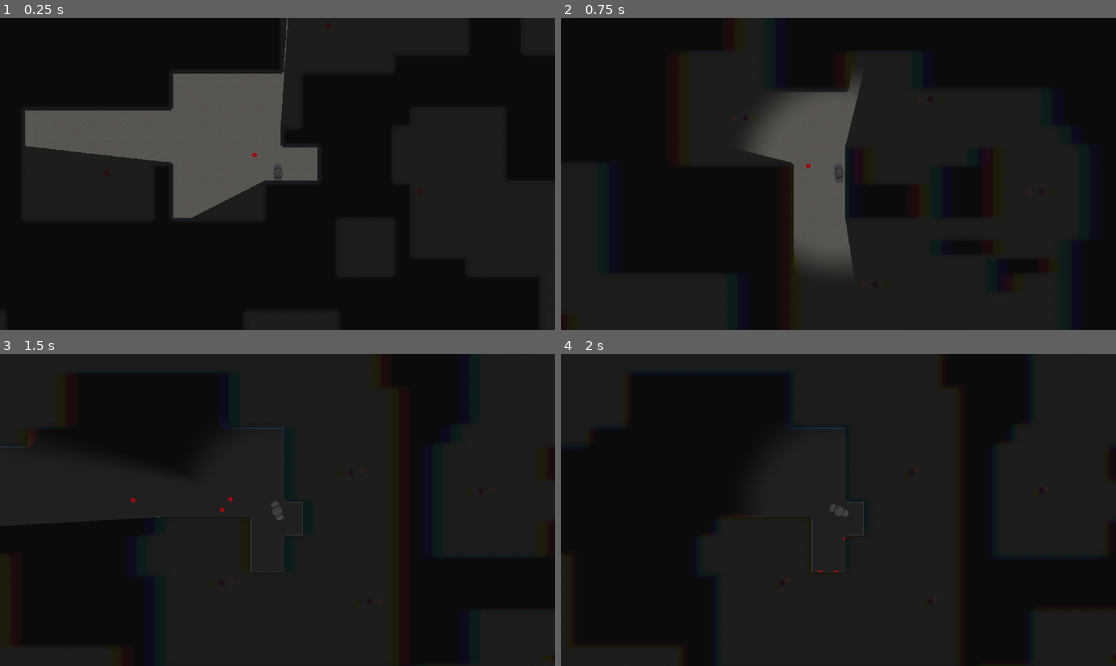
Above: before the commit, frames 1-4 (two rows, left to right).
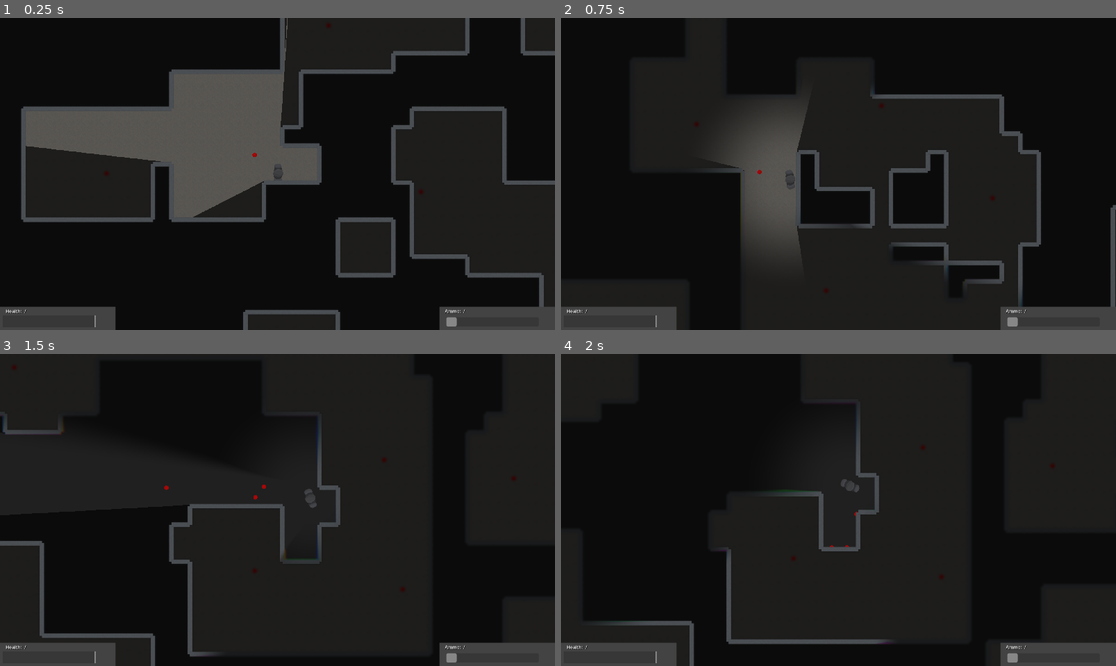
Above: after the commit, the same moments.

Repository: Murksman/Rogue-Like-Main
Game: Godot game, scene res://Scenes/Maps/Main.tscn
The game is run twice, just before and just after one commit, with the same random seed, the same clock (stepped at 60 frames per second) and the same inputs.
Inputs (mouse positions are in pixels of both pictures, inside the frame that each line leads up to):
- Up to frame 1 (0.25 s): no input
- Up to frame 2 (0.75 s): tap Enter (Enter) at 0.5 s; move the mouse to (960, 158) at 0.52 s; hold D (Right) from 0.53 s (still down); hold Enter (Enter) from 0.53 s (still down); click (960, 158) at 0.67 s
- Up to frame 3 (1.5 s): release D (Right) at 1.25 s; release Enter (Enter) at 1.25 s; tap Space at 1.25 s; drag from (166, 525) to (249, 572) at 1.27 s
- Up to frame 4 (2 s): no input

The runs differ from the first frame. In frame 1, 8.9% of the frame differs, in the area x 0-100%, y 0-100%; in frame 2, 14%, in the area x 0-100%, y 20-100%; in frame 3, 5.8%; in frame 4, 5.2%.

Commit message:
Dev Alpha 2.2 - Mouse Camera Movement, Wall Visibility and UI

Diff:
--- a/Prefabs/World Objects/light_occluder_2d.tscn
+++ b/Prefabs/World Objects/light_occluder_2d.tscn
@@ -10,9 +10,10 @@
 [node name="ColorRect" type="ColorRect" parent="."]
 light_mask = 512
 visibility_layer = 512
-z_index = 100
+z_index = 2
 z_as_relative = false
 offset_left = -3.0
 offset_top = -16.0
 offset_right = 3.0
 offset_bottom = 16.0
+color = Color(1, 0, 0, 1)
--- /dev/null
+++ b/Prefabs/World Objects/wall_occluder.tscn
@@ -0,0 +1,25 @@
+[gd_scene load_steps=3 format=3 uid="uid://cpvi7mljdbbmw"]
+
+[sub_resource type="OccluderPolygon2D" id="OccluderPolygon2D_x5axy"]
+polygon = PackedVector2Array(-3, -16, -3, 16, 3, 16, 3, -16)
+
+[sub_resource type="CanvasItemMaterial" id="CanvasItemMaterial_i01ao"]
+light_mode = 1
+
+[node name="Wall Occluder" type="Node2D"]
+visibility_layer = 256
+
+[node name="LightOccluder2D" type="LightOccluder2D" parent="."]
+occluder = SubResource("OccluderPolygon2D_x5axy")
+occluder_light_mask = 768
+
+[node name="Wall Visibility" type="ColorRect" parent="."]
+light_mask = 256
+visibility_layer = 256
+z_index = 2
+z_as_relative = false
+material = SubResource("CanvasItemMaterial_i01ao")
+offset_left = -4.0
+offset_top = -16.0
+offset_right = 4.0
+offset_bottom = 16.0
--- a/Scenes/Maps/Main.tscn
+++ b/Scenes/Maps/Main.tscn
@@ -16,9 +16,8 @@
 [ext_resource type="PackedScene" uid="uid://dwv2ff7baype5" path="res://Prefabs/World Objects/Wall.tscn" id="13_sdh6r"]
 [ext_resource type="Shader" path="res://Scripts/Shader Scripts/Screen Effects.gdshader" id="14_6wtlq"]
 [ext_resource type="Texture2D" uid="uid://d24jejwxwkmwj" path="res://Sprites/Generic Objects/White_Texture.png" id="14_e3326"]
+[ext_resource type="PackedScene" uid="uid://cpvi7mljdbbmw" path="res://Prefabs/World Objects/wall_occluder.tscn" id="16_rns4c"]
 [ext_resource type="Script" path="res://Scenes/Maps/Player Mimic.gd" id="17_ss7lf"]
-[ext_resource type="PackedScene" uid="uid://duq8a43rw31dt" path="res://Prefabs/World Objects/light_occluder_2d.tscn" id="19_cyoqr"]
-[ext_resource type="Texture2D" uid="uid://bj7votk3a7rb8" path="res://Sprites/World Objects/Better Wall.png" id="19_gd5s3"]
 
 [sub_resource type="CircleShape2D" id="CircleShape2D_xmfay"]
 radius = 12.0
@@ -49,6 +48,7 @@
 uniform float peripheral_radius : hint_range(0.0, 1.0);
 uniform float peripheral_cutoff : hint_range(0.0, 1.0);
 uniform vec2 look_direction = vec2(0.0, 1.0);
+uniform vec2 mouse_offset = vec2(0.0, 0.0);
 
 uniform vec2 r_vision_displacement = vec2(3.0, 0.0);
 uniform vec2 g_vision_displacement = vec2(0.0, 2.0);
@@ -64,7 +64,7 @@
 }
 
 void fragment() {
-	vec2 uv = SCREEN_UV * vec2(1.77777, 1.0) - vec2(0.388888, 0.0);
+	vec2 uv = SCREEN_UV * vec2(1.77777, 1.0) - vec2(0.388888, 0.0) + mouse_offset;
 	vec2 rotatedUV = Orientate(uv - vec2(0.5, 0.5)) + vec2(0.5, 0.5);
 
 
@@ -91,9 +91,10 @@
 	if (texture(vision_shape, SCREEN_UV, 0.0).g < 0.2) {distortion_effect = 1.0;}
 
 	float blur = mix(0.0, 2.0, distortion_effect);
-	float r = texture(screen_texture, SCREEN_UV + vec2(SCREEN_PIXEL_SIZE*r_vision_displacement*distortion_effect*look_direction), blur).r;
-	float g = texture(screen_texture, SCREEN_UV + vec2(SCREEN_PIXEL_SIZE*g_vision_displacement*distortion_effect*look_direction), blur).g;
-	float b = texture(screen_texture, SCREEN_UV + vec2(SCREEN_PIXEL_SIZE*b_vision_displacement*distortion_effect*look_direction), blur).b;
+	float chrom_abrsn_effect = abs(abs(distortion_effect - 0.5) - 0.5);
+	float r = texture(screen_texture, SCREEN_UV + vec2(SCREEN_PIXEL_SIZE*r_vision_displacement*chrom_abrsn_effect*look_direction), blur).r;
+	float g = texture(screen_texture, SCREEN_UV + vec2(SCREEN_PIXEL_SIZE*g_vision_displacement*chrom_abrsn_effect*look_direction), blur).g;
+	float b = texture(screen_texture, SCREEN_UV + vec2(SCREEN_PIXEL_SIZE*b_vision_displacement*chrom_abrsn_effect*look_direction), blur).b;
 	// vec3 c = (texture(vision_shape, SCREEN_UV, 0.0).rgb);
 
 	vec3 c = vec3(r,g,b);
@@ -117,18 +118,51 @@
 shader_parameter/view_angle = 0.582
 shader_parameter/vision_fade_length = 0.266
 shader_parameter/vision_horizontal_offset = 0.05
-shader_parameter/peripheral_radius = 0.24
-shader_parameter/peripheral_cutoff = 0.155
+shader_parameter/peripheral_radius = 0.15
+shader_parameter/peripheral_cutoff = 0.301
 shader_parameter/look_direction = Vector2(0, 1)
-shader_parameter/r_vision_displacement = Vector2(40, 10)
-shader_parameter/g_vision_displacement = Vector2(0, 0)
-shader_parameter/b_vision_displacement = Vector2(-40, -10)
+shader_parameter/mouse_offset = Vector2(0, 0)
+shader_parameter/r_vision_displacement = Vector2(15, -7)
+shader_parameter/g_vision_displacement = Vector2(5, 15)
+shader_parameter/b_vision_displacement = Vector2(-10, -2)
 shader_parameter/vision_shape = SubResource("ViewportTexture_bp0ah")
 
-[sub_resource type="RectangleShape2D" id="RectangleShape2D_iw3ma"]
-size = Vector2(6, 32)
+[sub_resource type="CanvasItemMaterial" id="CanvasItemMaterial_tvm3n"]
+light_mode = 2
+
+[sub_resource type="CanvasItemMaterial" id="CanvasItemMaterial_qcphh"]
+blend_mode = 1
+light_mode = 1
+particles_animation = true
+particles_anim_h_frames = 1
+particles_anim_v_frames = 1
+particles_anim_loop = false
+
+[sub_resource type="LabelSettings" id="LabelSettings_u5hay"]
+shadow_size = 2
+shadow_color = Color(0, 0, 0, 1)
+
+[sub_resource type="Gradient" id="Gradient_7c4h6"]
+offsets = PackedFloat32Array(0.992958, 1)
+colors = PackedColorArray(0.219501, 0.219501, 0.219501, 1, 1, 1, 1, 1)
+
+[sub_resource type="GradientTexture2D" id="GradientTexture2D_fbkjw"]
+gradient = SubResource("Gradient_7c4h6")
+width = 320
+height = 40
+
+[sub_resource type="Gradient" id="Gradient_k63xe"]
+offsets = PackedFloat32Array(0, 0.0140845)
+colors = PackedColorArray(0, 0, 0, 1, 1, 0.392157, 0.384314, 1)
+
+[sub_resource type="GradientTexture2D" id="GradientTexture2D_caike"]
+gradient = SubResource("Gradient_k63xe")
+width = 320
+height = 40
+fill_to = Vector2(0.001, 0)
 
 [node name="World" type="Node2D"]
+texture_filter = 1
 
 [node name="Main Plane Controller" type="SubViewportContainer" parent="."]
 z_index = 1
@@ -178,6 +212,7 @@
 texture = ExtResource("2_okf5t")
 
 [node name="Weapon Holder" type="Node2D" parent="Main Plane Controller/Main Plane/Player" node_paths=PackedStringArray("parentPlayer", "slotArray")]
+texture_filter = 1
 script = ExtResource("3_jx5vc")
 weaponSlots = 3
 parentPlayer = NodePath("..")
@@ -221,6 +256,7 @@
 [node name="Weapon Slot 3" type="Node2D" parent="Main Plane Controller/Main Plane/Player/Weapon Holder"]
 
 [node name="Warhammer" parent="Main Plane Controller/Main Plane/Player/Weapon Holder/Weapon Slot 3" instance=ExtResource("10_gbiq5")]
+texture_filter = 1
 baseDamage = 0.0
 weight = 10.0
 velocityDamageMulti = 40.0
@@ -241,11 +277,13 @@
 [node name="Weapon Slot 4" type="Node2D" parent="Main Plane Controller/Main Plane/Player/Weapon Holder"]
 
 [node name="Camera2D" type="Camera2D" parent="Main Plane Controller/Main Plane/Player" node_paths=PackedStringArray("visionPlane")]
+process_priority = 1
 visibility_layer = 1023
 z_index = 10
 zoom = Vector2(2, 2)
 script = ExtResource("10_x1lwr")
 visionPlane = NodePath("../../../../Vision Plane Controller/Vision Plane")
+mousePosCamMultiplier = 0.2
 
 [node name="CanvasLayer" type="CanvasLayer" parent="Main Plane Controller/Main Plane/Player/Camera2D"]
 follow_viewport_scale = -0.66
@@ -295,7 +333,7 @@
 roomMarkerResource = ExtResource("11_lm44d")
 floorResource = ExtResource("12_1bkl4")
 wallResource = ExtResource("13_sdh6r")
-occluderResource = ExtResource("19_cyoqr")
+occluderResource = ExtResource("16_rns4c")
 
 [node name="ColorRect" type="ColorRect" parent="Main Plane Controller/Main Plane"]
 z_index = -100
@@ -314,58 +352,122 @@
 disable_3d = true
 transparent_bg = true
 handle_input_locally = false
-canvas_cull_mask = 4293919232
+canvas_cull_mask = 4293919488
 size = Vector2i(1920, 1080)
 render_target_update_mode = 4
 
-[node name="Camera2D" type="Camera2D" parent="Vision Plane Controller/Vision Plane"]
-z_index = 1
-z_as_relative = false
-zoom = Vector2(2, 2)
-script = ExtResource("17_ss7lf")
-
-[node name="PointLight2D" type="PointLight2D" parent="Vision Plane Controller/Vision Plane/Camera2D"]
+[node name="ColorRect" type="ColorRect" parent="Vision Plane Controller/Vision Plane"]
 light_mask = 512
 visibility_layer = 512
 z_index = 10
 z_as_relative = false
-energy = 49.6
-range_item_cull_mask = 512
-shadow_enabled = true
-shadow_item_cull_mask = 512
-texture = ExtResource("14_e3326")
-texture_scale = 50.0
-
-[node name="ColorRect" type="ColorRect" parent="Vision Plane Controller/Vision Plane/Camera2D"]
-light_mask = 512
-visibility_layer = 512
-z_index = 100
-z_as_relative = false
-offset_left = -3.0
-offset_top = -16.0
-offset_right = 3.0
-offset_bottom = 16.0
-
-[node name="BetterWall" type="Sprite2D" parent="Vision Plane Controller/Vision Plane/Camera2D"]
-z_index = 111
-position = Vector2(1072.82, 571.72)
-texture = ExtResource("19_gd5s3")
-
-[node name="StaticBody2D" type="StaticBody2D" parent="Vision Plane Controller/Vision Plane/Camera2D/BetterWall"]
-
-[node name="CollisionShape2D" type="CollisionShape2D" parent="Vision Plane Controller/Vision Plane/Camera2D/BetterWall/StaticBody2D"]
-shape = SubResource("RectangleShape2D_iw3ma")
-
-[node name="Map Occluders" type="Node2D" parent="Vision Plane Controller/Vision Plane"]
-z_index = 10
-
-[node name="ColorRect" type="ColorRect" parent="Vision Plane Controller/Vision Plane"]
-light_mask = 512
-visibility_layer = 512
-z_index = 1
-z_as_relative = false
+material = SubResource("CanvasItemMaterial_tvm3n")
 offset_left = -9000.0
 offset_top = -9000.0
 offset_right = 11000.0
 offset_bottom = 11000.0
 color = Color(0.156863, 0.156863, 0.156863, 1)
+
+[node name="Map Occluders" type="Node2D" parent="Vision Plane Controller/Vision Plane"]
+visibility_layer = 768
+z_index = 4096
+z_as_relative = false
+
+[node name="Camera2D" type="Camera2D" parent="Vision Plane Controller/Vision Plane"]
+visibility_layer = 769
+z_index = 100
+z_as_relative = false
+zoom = Vector2(2, 2)
+script = ExtResource("17_ss7lf")
+
+[node name="PointLight2D" type="PointLight2D" parent="Vision Plane Controller/Vision Plane/Camera2D"]
+light_mask = 512
+visibility_layer = 512
+z_index = 1
+z_as_relative = false
+energy = 3.49
+range_z_min = -10
+range_z_max = 10
+range_item_cull_mask = 768
+shadow_enabled = true
+shadow_color = Color(0, 0, 0, 0.698039)
+shadow_item_cull_mask = 512
+texture = ExtResource("14_e3326")
+texture_scale = 50.0
+
+[node name="ColorRect2" type="ColorRect" parent="Vision Plane Controller/Vision Plane/Camera2D"]
+light_mask = 256
+visibility_layer = 256
+z_index = 4096
+z_as_relative = false
+material = SubResource("CanvasItemMaterial_qcphh")
+offset_left = 100.0
+offset_top = 600.0
+offset_right = 200.0
+offset_bottom = 700.0
+color = Color(1, 0, 0, 1)
+
+[node name="UI Elements" type="Control" parent="."]
+z_index = 2
+layout_mode = 3
+anchors_preset = 0
+offset_right = 40.0
+offset_bottom = 40.0
+
+[node name="UI Bottom Left" type="ColorRect" parent="UI Elements"]
+layout_mode = 0
+offset_top = 1000.0
+offset_right = 400.0
+offset_bottom = 1080.0
+color = Color(0.262745, 0.262745, 0.262745, 1)
+
+[node name="Health Label" type="Label" parent="UI Elements/UI Bottom Left"]
+layout_mode = 0
+offset_left = 20.0
+offset_top = 3.0
+offset_right = 260.0
+offset_bottom = 33.0
+text = "Health:  /
+"
+label_settings = SubResource("LabelSettings_u5hay")
+
+[node name="Health Bar" type="TextureProgressBar" parent="UI Elements/UI Bottom Left"]
+layout_mode = 0
+offset_left = 10.0
+offset_top = 30.0
+offset_right = 330.0
+offset_bottom = 70.0
+value = 50.0
+fill_mode = 1
+stretch_margin_left = 10
+stretch_margin_top = 30
+texture_under = SubResource("GradientTexture2D_fbkjw")
+texture_over = SubResource("GradientTexture2D_fbkjw")
+texture_progress = SubResource("GradientTexture2D_caike")
+
+[node name="UI Bottom Right" type="ColorRect" parent="UI Elements"]
+z_index = 3
+offset_left = 1520.0
+offset_top = 1000.0
+offset_right = 1920.0
+offset_bottom = 1080.0
+color = Color(0.262745, 0.262745, 0.262745, 1)
+
+[node name="ProgressBar" type="ProgressBar" parent="UI Elements/UI Bottom Right"]
+layout_mode = 0
+offset_left = 24.0
+offset_top = 36.0
+offset_right = 344.0
+offset_bottom = 68.0
+value = 10.0
+show_percentage = false
+
+[node name="Ammo Label" type="Label" parent="UI Elements/UI Bottom Right"]
+layout_mode = 0
+offset_left = 19.0
+offset_top = 3.0
+offset_right = 259.0
+offset_bottom = 33.0
+text = "Ammo:  /
+"
+label_settings = SubResource("LabelSettings_u5hay")
--- a/Scenes/Maps/Player Mimic.gd
+++ b/Scenes/Maps/Player Mimic.gd
@@ -1,6 +1,7 @@
-extends Node2D
+extends Camera2D
 
-@onready var player = $"../../../Main Plane Controller/Main Plane/Player"
+@onready var cam = $"../../../Main Plane Controller/Main Plane/Player/Camera2D"
 
 func _process(delta):
-	global_position = player.global_position
+	global_position = cam.global_position
+	offset = cam.offset
--- a/Scenes/Maps/Shader Testing.gd
+++ b/Scenes/Maps/Shader Testing.gd
@@ -3,14 +3,16 @@
 var time : float = 0.0
 @onready var primeShader : ColorRect = $CanvasLayer/BackBufferCopy2/Primary
 @onready var secondaryShader : ColorRect = $CanvasLayer/BackBufferCopy/Secondary
+@onready var shadowCam : Camera2D = $"../../../../Vision Plane Controller/Vision Plane/Camera2D"
 
 @export var visionPlane : SubViewport
+@export var mousePosCamMultiplier : float
 
-# @onready var player : CharacterBody2D = $"../.."
-
-#func _process(delta):
-#	var visionShape = visionPlane.get_texture()
-#	secondaryShader.material.set_shader_parameter("vision_shape", visionShape)
 
 func shader_orientation(direction):
+	offset = (Vector2(DisplayServer.mouse_get_position()) - Vector2(960, 540)) * mousePosCamMultiplier
+	shadowCam.offset = offset
+
+	var mouseShaderOffset = Vector2(offset.x / 540.0, offset.y / 540.0)
 	secondaryShader.material.set_shader_parameter("look_direction", direction)
+	secondaryShader.material.set_shader_parameter("mouse_offset", mouseShaderOffset)
--- a/Scripts/Object Scripts/Bullet.gd
+++ b/Scripts/Object Scripts/Bullet.gd
@@ -40,9 +40,9 @@
 
 func ProjectilePhysics(delta):
 	remainingDist = velocity * delta * 60
-	var iterations : int = 0
+	# var iterations : int = 0 >> iterations are not currently used but are useful for bugtesting
 	for i in 10:
-		iterations += 1
+		# iterations += 1
 		var traveled = ProjectileRaycast()
 		if traveled:
 			break
Not shown: 1 places in Prefabs/World Objects/light_occluder_2d.tscn that only renumber resources
Not shown: 1 places in Scenes/Maps/Main.tscn that only renumber resources
Binary file removed: Sprites/Player.aseprite
Not shown, added: Sprites/Generic Objects/Testing Image.jfif
